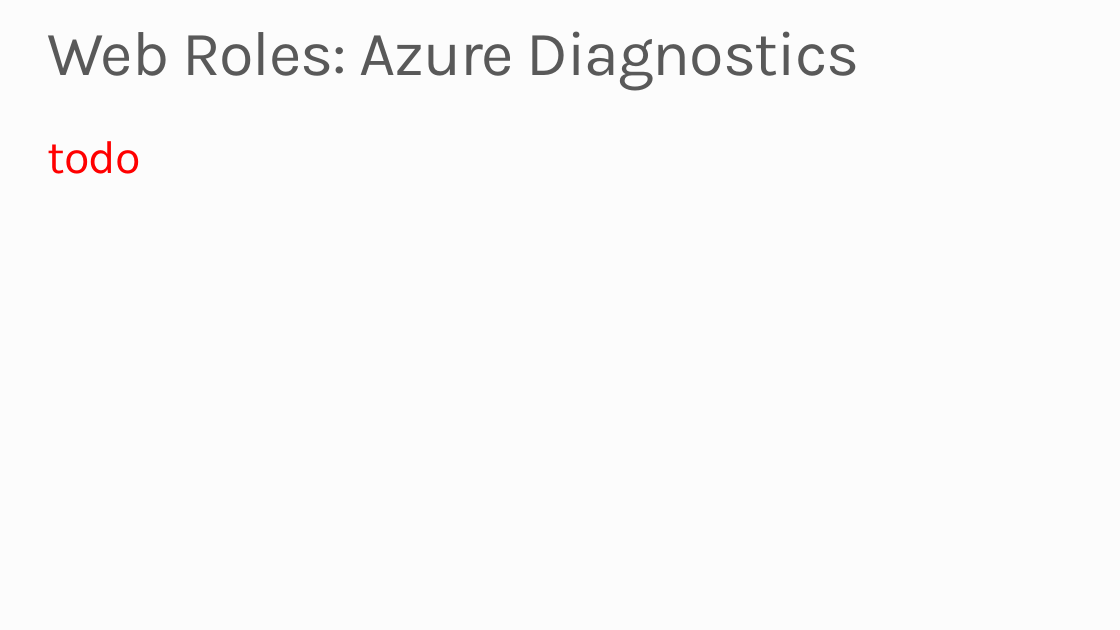
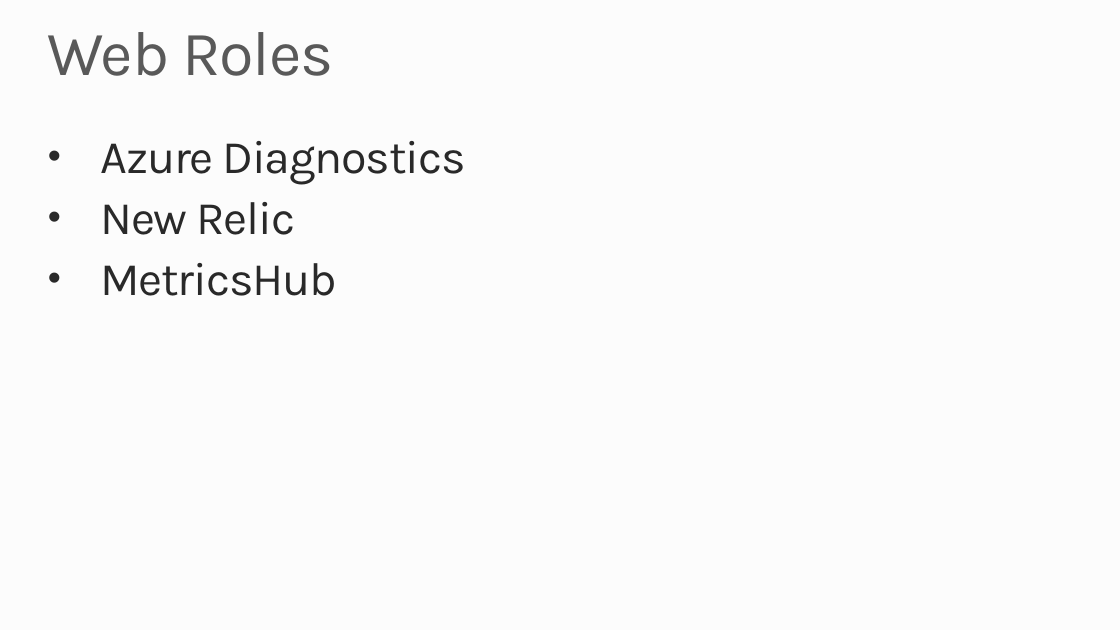
Before and after one commit to robdmoore/AzureWebAppsPresentation, a slide deck: slide 43 of Presentation.pptx. Drawn at 1120x630 pixels with LibreOffice and Linux fonts; fonts in the diff are those of the drawing; background and template pictures are left out. Boxes give left, top, right and bottom in pixels: in the first picture for what was removed or moved away, otherwise in the second. Text is boxed around its words. In the diff, an @@ line names an element or a change of style, - is before the commit and + after.

Commit message:
Completed the rest of the todo slides

```diff
--- a/Presentation.pptx
+++ b/Presentation.pptx
@@ title at (48,32,333,76): text changed @@
-Web Roles: Azure Diagnostics
+Web Roles
@@ text removed at (48,141,141,174) @@
-todo
@@ text added at (100,141,466,296), 40 pt, text #292929 @@
+• Azure Diagnostics
+• New Relic
+• MetricsHub
```
Also in this commit, not shown: 8 other slides changed, 3 slides added, 2 slides removed.
